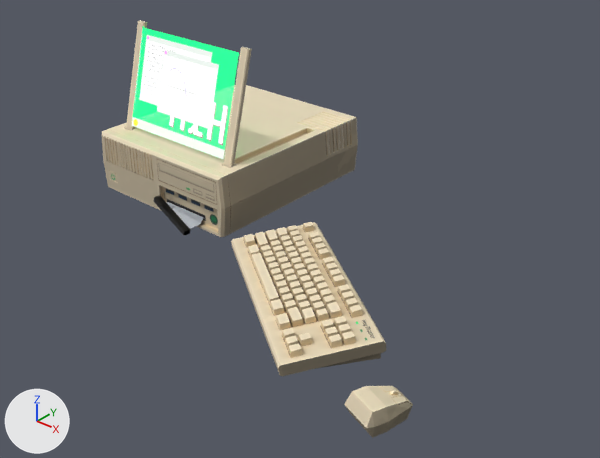
One commit to the Blender file furniture/computer/computer.blend: the scene before it, then after it.
Both versions are drawn from a 50 mm camera at (1.149, -1.122, 0.751) aimed at (0.323, -0.16, 0.066). The lights are fixed; the arrows at lower left show +X, +Y and +Z. The picture after the commit comes second.

Objects in the first picture: 'Board', 'Cube', 'PC_Box', 'PortUART', 'Screen', 'Screen_Holder.R' and 81 more.
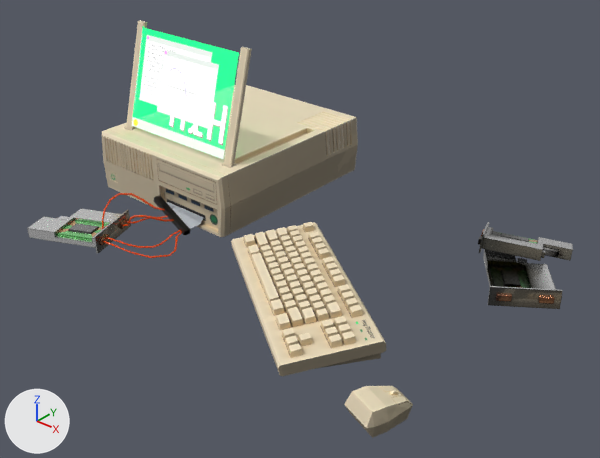
Commit message: make Electronic Parts for PC Computer

Boxes [x1, y1, x2, y2] around the edits, measured in the pictures (600 x 458 px):
'ElectronicPart.Bad.001', added
    after: [483, 249, 563, 309]
'ElectronicPart', added
    after: [27, 208, 131, 254]
'ElectronicPart.Bad.002', added
    after: [478, 222, 573, 261]
'Wires', added
    after: [102, 193, 182, 258]

The change, as a list of edits to the scene's bpy script:
```text
Add cu_beziercurve:
    cu_beziercurve = bpy.data.curves.new('BezierCurve', 'CURVE')
    cu_beziercurve.dimensions = '3D'
    _sp = cu_beziercurve.splines.new('BEZIER'); _sp.bezier_points.add(2)
    _sp.bezier_points.foreach_set('co', [-0.00837, -0.332, 0.0216, -0.0189, -0.281, 0.0693, 0.0446, -0.229, 0.0374])
    _sp.bezier_points.foreach_set('handle_left', [-0.00837, -0.332, -0.0254, -0.0296, -0.305, 0.0634, 0.039, -0.251, 0.0381])
    _sp.bezier_points.foreach_set('handle_right', [-0.00837, -0.332, 0.0451, -0.00546, -0.25, 0.0766, 0.0557, -0.183, 0.0361])
    for _p, _l, _r in zip(_sp.bezier_points, ['ALIGNED', 'AUTO', 'ALIGNED'], ['ALIGNED', 'AUTO', 'ALIGNED']): _p.handle_left_type = _l; _p.handle_right_type = _r
    _sp.order_v = 1
    _sp.resolution_u = 4
    _sp.material_index = 4
    _sp = cu_beziercurve.splines.new('BEZIER'); _sp.bezier_points.add(2)
    _sp.bezier_points.foreach_set('co', [0.0283, -0.358, 0.0182, 0.135, -0.298, 0.00267, 0.105, -0.24, 0.0158])
    _sp.bezier_points.foreach_set('handle_left', [-0.0159, -0.374, 0.0192, 0.121, -0.344, 0.000202, 0.0992, -0.263, 0.0164])
    _sp.bezier_points.foreach_set('handle_right', [0.0505, -0.351, 0.0177, 0.142, -0.273, 0.00398, 0.116, -0.195, 0.0145])
    for _p, _l, _r in zip(_sp.bezier_points, ['ALIGNED', 'AUTO', 'ALIGNED'], ['ALIGNED', 'AUTO', 'ALIGNED']): _p.handle_left_type = _l; _p.handle_right_type = _r
    _sp.order_v = 1
    _sp.resolution_u = 4
    _sp.material_index = 1
    _sp = cu_beziercurve.splines.new('BEZIER'); _sp.bezier_points.add(2)
    _sp.bezier_points.foreach_set('co', [0.0237, -0.346, 0.0182, 0.0921, -0.3, 0.00511, 0.1, -0.239, 0.0171])
    _sp.bezier_points.foreach_set('handle_left', [-0.0206, -0.361, 0.0191, 0.0749, -0.327, 0.00443, 0.0944, -0.262, 0.0178])
    _sp.bezier_points.foreach_set('handle_right', [0.0458, -0.338, 0.0177, 0.105, -0.279, 0.00561, 0.111, -0.194, 0.0158])
    for _p, _l, _r in zip(_sp.bezier_points, ['ALIGNED', 'AUTO', 'ALIGNED'], ['ALIGNED', 'AUTO', 'ALIGNED']): _p.handle_left_type = _l; _p.handle_right_type = _r
    _sp.order_v = 1
    _sp.resolution_u = 4
    _sp = cu_beziercurve.splines.new('BEZIER'); _sp.bezier_points.add(2)
    _sp.bezier_points.foreach_set('co', [0.00552, -0.296, 0.0176, 0.0462, -0.297, 0.0516, 0.0769, -0.235, 0.0288])
    _sp.bezier_points.foreach_set('handle_left', [-0.0387, -0.311, 0.0186, 0.0296, -0.309, 0.047, 0.0713, -0.257, 0.0294])
    _sp.bezier_points.foreach_set('handle_right', [0.0276, -0.288, 0.0172, 0.0692, -0.281, 0.058, 0.088, -0.189, 0.0275])
    for _p, _l, _r in zip(_sp.bezier_points, ['ALIGNED', 'AUTO', 'ALIGNED'], ['ALIGNED', 'AUTO', 'ALIGNED']): _p.handle_left_type = _l; _p.handle_right_type = _r
    _sp.order_v = 1
    _sp.resolution_u = 4
    _sp.material_index = 2
    _sp = cu_beziercurve.splines.new('BEZIER'); _sp.bezier_points.add(2)
    _sp.bezier_points.foreach_set('co', [0.000926, -0.283, 0.018, 0.00769, -0.237, 0.011, 0.057, -0.231, 0.0289])
    _sp.bezier_points.foreach_set('handle_left', [-0.0433, -0.299, 0.0189, -0.00519, -0.25, 0.00869, 0.0514, -0.254, 0.0296])
    _sp.bezier_points.foreach_set('handle_right', [0.0231, -0.275, 0.0175, 0.0221, -0.222, 0.0136, 0.0682, -0.186, 0.0276])
    for _p, _l, _r in zip(_sp.bezier_points, ['ALIGNED', 'AUTO', 'ALIGNED'], ['ALIGNED', 'AUTO', 'ALIGNED']): _p.handle_left_type = _l; _p.handle_right_type = _r
    _sp.order_v = 1
    _sp.resolution_u = 4
    _sp.material_index = 3
    cu_beziercurve.materials.append(mat_wire_red)  # orange #e74900
    cu_beziercurve.materials.append(mat_wire_blue)  # blue #006be7
    cu_beziercurve.materials.append(mat_wire_green)  # green #00e714
    cu_beziercurve.materials.append(mat_wire_yellow)  # yellow #e7d300
    cu_beziercurve.materials.append(mat_wire_brown)  # brown #884600
    cu_beziercurve.use_path = True
    cu_beziercurve.bevel_resolution = 0
    cu_beziercurve.bevel_depth = 0.002
    cu_beziercurve.resolution_u = 4
    cu_beziercurve.fill_mode = 'FULL'
Add ob_electronicpart_bad_002:
    ob_electronicpart_bad_002 = bpy.data.objects.new('ElectronicPart.Bad.002', me_cube_012)  # 104 vertices, 92 faces; spans x -0.1..0.058, y -0.057..0.057, z -0.017..0.017; in mat_electronicpart_tex (its picture is missing)
    ob_electronicpart_bad_002.location = (0.599, 0.096, 0.03)
    ob_electronicpart_bad_002.rotation_euler = (0.286, -0.059, -2.759)  # degrees (16, -3.4, -158)
Add ob_electronicpart_bad_001:
    ob_electronicpart_bad_001 = bpy.data.objects.new('ElectronicPart.Bad.001', me_cube_011)  # 104 vertices, 92 faces; spans x -0.1..0.058, y -0.057..0.057, z -0.017..0.017; in mat_electronicpart_tex (its picture is missing)
    ob_electronicpart_bad_001.location = (0.66, 0.01, 0.015)
    ob_electronicpart_bad_001.rotation_euler = (0.0, -0.0481, -0.96)  # degrees (0, -2.8, -55)
Add ob_wires:
    ob_wires = bpy.data.objects.new('Wires', cu_beziercurve)
    ob_wires.location = (0.0, 0.0, 0.0)
Add ob_electronicpart:
    ob_electronicpart = bpy.data.objects.new('ElectronicPart', me_cube_009)  # 104 vertices, 92 faces; spans x -0.1..0.058, y -0.057..0.057, z -0.017..0.017; in mat_electronicpart_tex (its picture is missing)
    ob_electronicpart.location = (-0.04, -0.34, 0.015)
    ob_electronicpart.rotation_euler = (0.0, -0.0481, 0.349)  # degrees (0, -2.8, 20)
```
